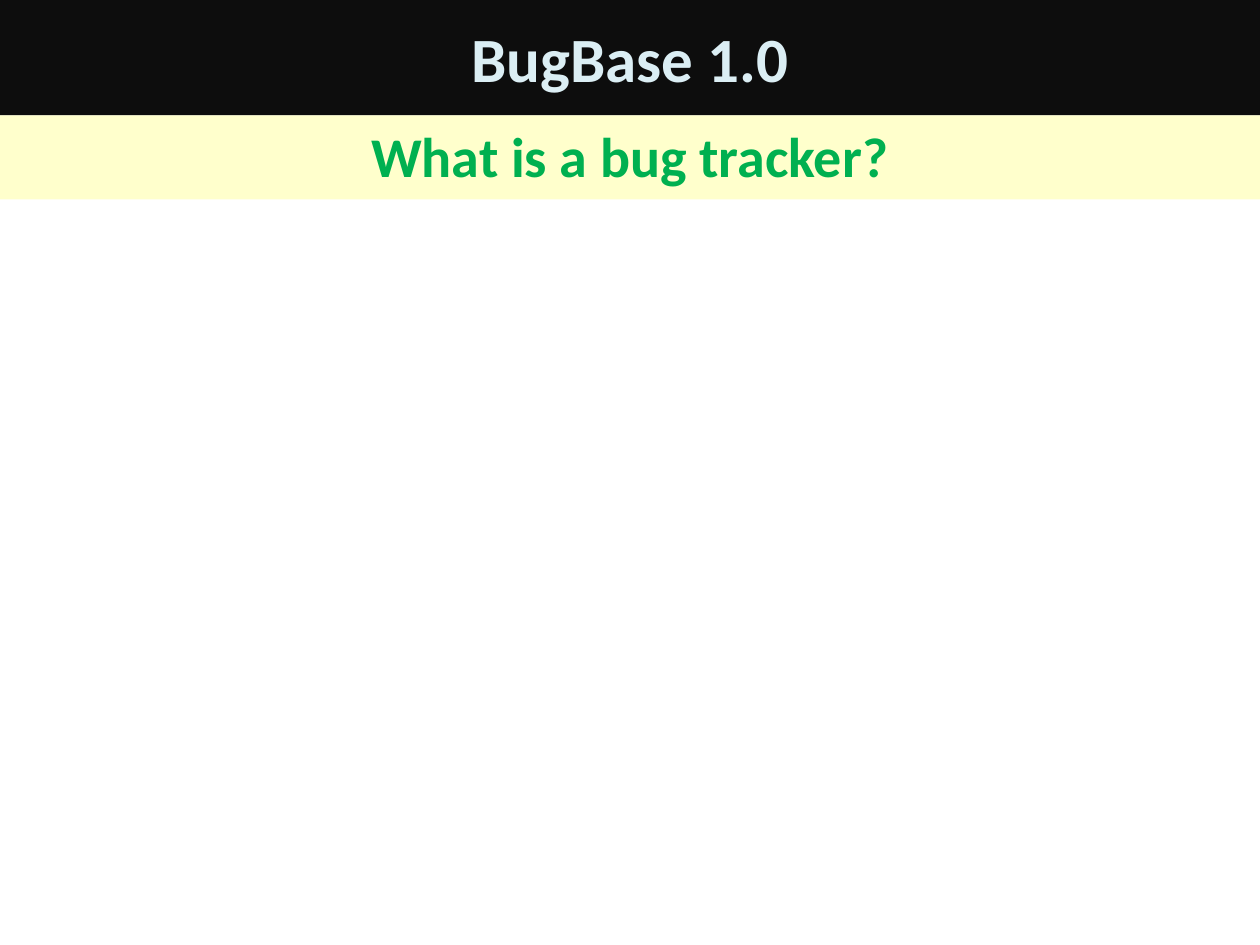
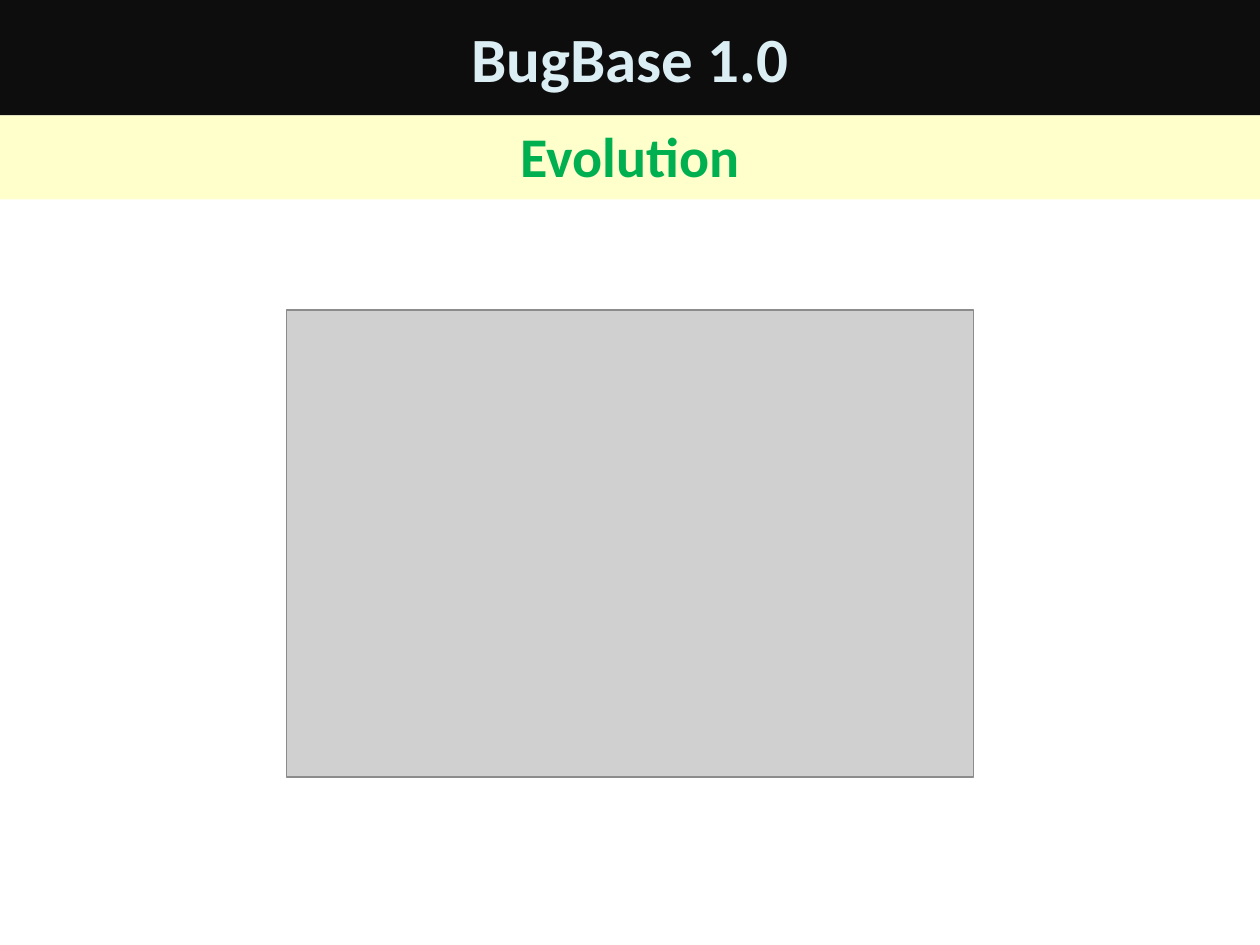
Before and after one commit to ideamonk/bugbase, a slide deck: slide 55 of advocacy/BugBase 1.pptx (slide 51 before the commit). Drawn at 1260x945 pixels with LibreOffice and Linux fonts; fonts in the diff are those of the drawing; grey boxes stand for pictures. Boxes give left, top, right and bottom in pixels: in the first picture for what was removed or moved away, otherwise in the second. Text is boxed around its words. In the diff, an @@ line names an element or a change of style, - is before the commit and + after.

```diff
--- a/advocacy/BugBase 1.pptx
+++ b/advocacy/BugBase 1.pptx
@@ subtitle at (x1=521, y1=137, x2=740, y2=178): text changed @@
-What is a bug tracker?
+Evolution
@@ picture added at (x1=286, y1=310, x2=974, y2=777) @@
```
Also in this commit, not shown: 1 other slide changed, 14 slides added.
